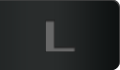
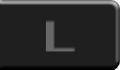
Two versions of the same layered image (120 × 70). Layer-by-layer changes:
painted on "Layer 0" over [0, 0, 119, 70]
hid "Layer 4" over [0, 0, 120, 69]
